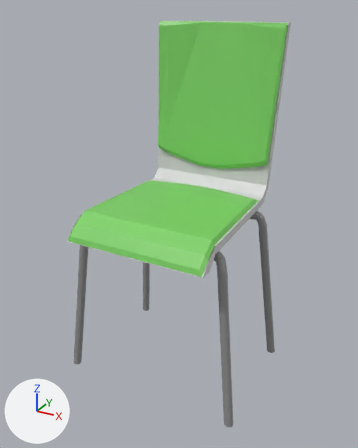
Before and after pictures for a commit that changed the COLLADA model robert_gazebo/meshes/classroom_chair_green_visual.dae.
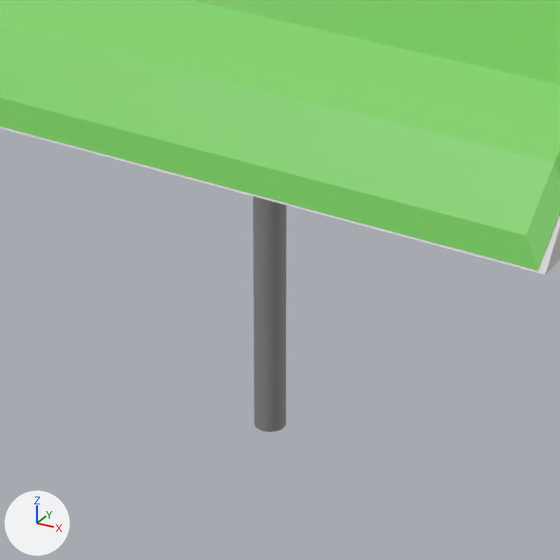
Old and new are each drawn whole from a 50 mm camera at (0.01733, -0.03154, 0.01353) aimed at (0.00003, -0.00008, -0.0022) and again close up on the part from 25% to 58% of the width and 49% to 75% of the height. Every picture has the same lights, and +X, +Y and +Z are marked at lower left. Where no turn or scale is listed for an object, it has been applied to the vertices. Vertices at the same position are counted once.
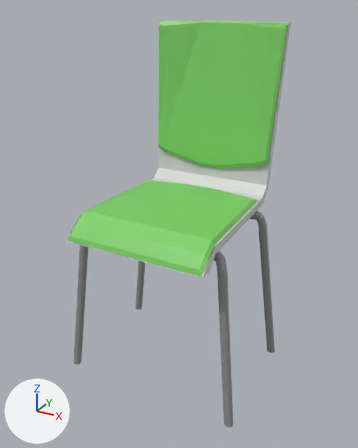
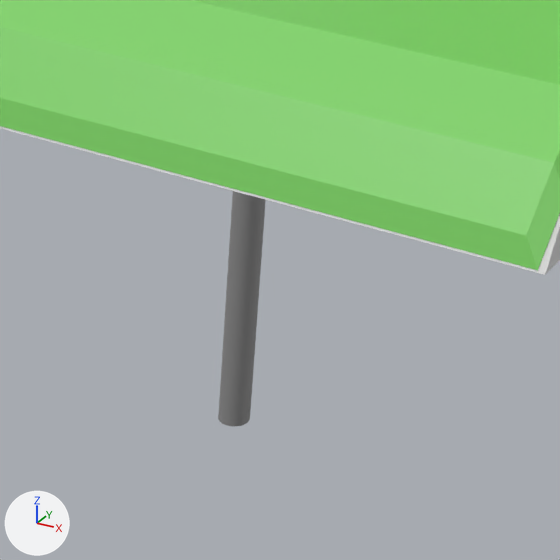
The newer file is also rescaled (x0.572) as a whole; pictures and numbers use the older file's frame.

What the commit changed:
me_cylinder has 928 vertices, 1800 faces and spans x -0.0074..0.0075, y -0.0069..0.0078, z -0.0147..0.0124.
me_cylinder is used by ob_cylinder; location (0.0, 0.0, 0.0).
me_cylinder part 1: all 32 vertices in x -0.0066..-0.006, y 0.0042..0.0048, z -0.0147 are moved by (-0.0008, -0.0002, 0.0).

What differs and where, as boxes (x1, y1, x2, y2) in the close-ups (560 x 560 px; the box of a moved part takes in the faces that stretch with it):
'Cylinder', reshaped: before (0, 0, 560, 432); after (0, 0, 560, 426)
part 1 of me_cylinder, moved or reshaped: before (253, 196, 286, 432); after (218, 191, 266, 426)
